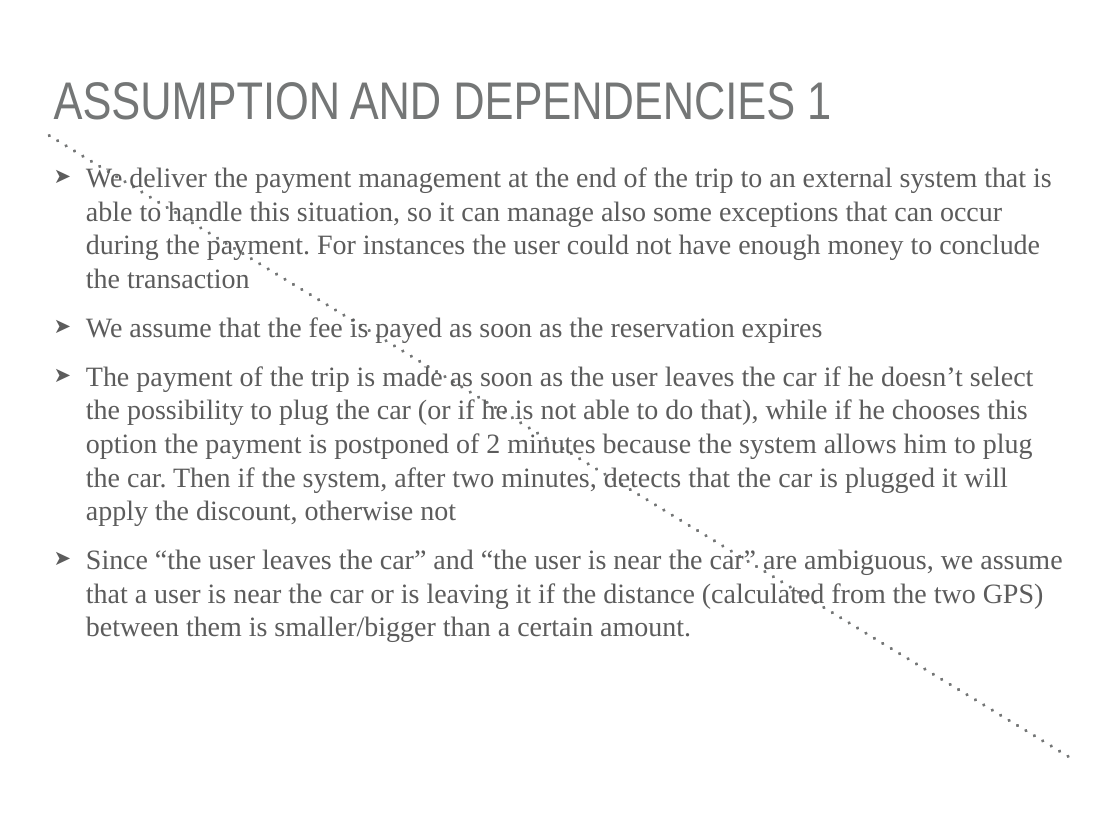
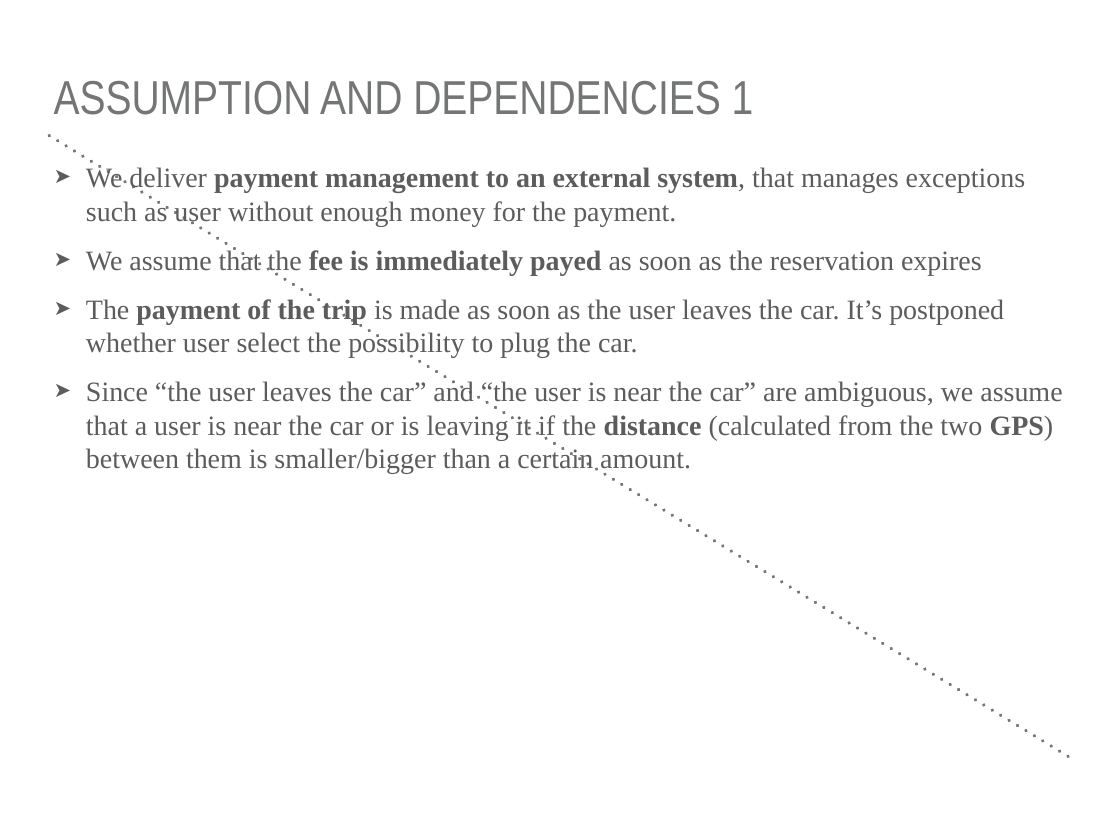
Before and after one commit to sim-ulia/ingSoft2016-2017, a slide deck: slide 5 of RASD/Presentiation/RASD presentation.pptx. Drawn at 1120x840 pixels with LibreOffice and Linux fonts; fonts in the diff are those of the drawing. Boxes give left, top, right and bottom in pixels: in the first picture for what was removed or moved away, otherwise in the second. Text is boxed around its words. In the diff, an @@ line names an element or a change of style, - is before the commit and + after.

```diff
--- a/RASD/Presentiation/RASD presentation.pptx
+++ b/RASD/Presentiation/RASD presentation.pptx
@@ title "ASSUMPTION AND DEPENDENCIES 1" at box(54, 81, 754, 115): size 48.4 to 43.5 pt @@
@@ text at box(86, 166, 1025, 358): text changed @@
-➤ We deliver the payment management at the end of the trip to an external system that is able to handle this situation, so it can manage also some exceptions that can occur during the payment. For instances the user could not have enough money to conclude the transaction
-➤ We assume that the fee is payed as soon as the reservation expires
-➤ The payment of the trip is made as soon as the user leaves the car if he doesn’t select the possibility to plug the car (or if he is not able to do that), while if he chooses this option the payment is postponed of 2 minutes because the system allows him to plug the car. Then if the system, after two minutes, detects that the car is plugged it will apply the discount, otherwise not
+➤ We deliver payment management to an external system, that manages exceptions such as user without enough money for the payment.
+➤ We assume that the fee is immediately payed as soon as the reservation expires
+➤ The payment of the trip is made as soon as the user leaves the car. It’s postponed whether user select the possibility to plug the car.
@@ text at box(86, 380, 1062, 474): bold on in "distance GPS)" @@
```
Also in this commit, not shown: 17 other slides changed.
